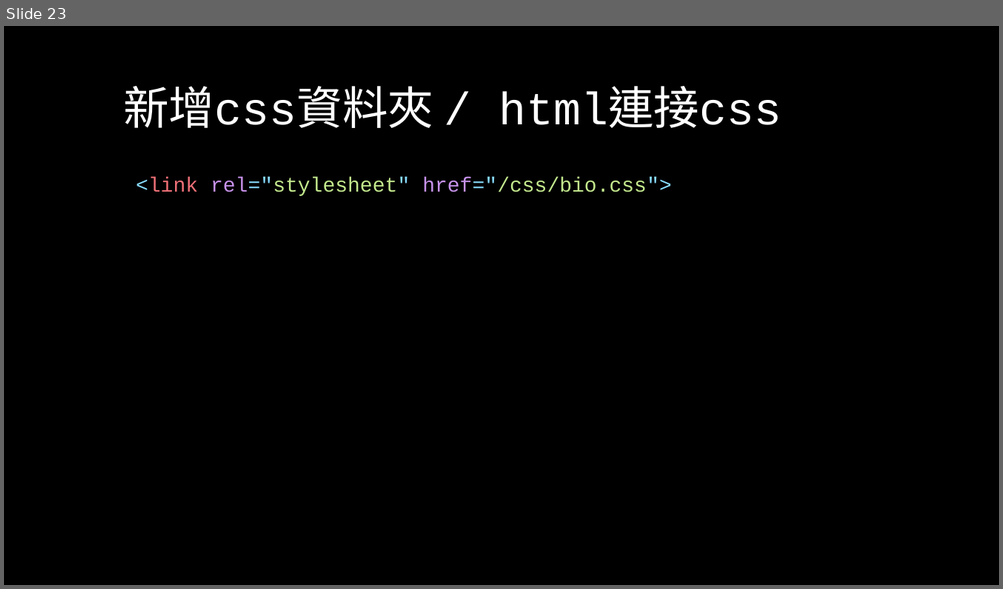
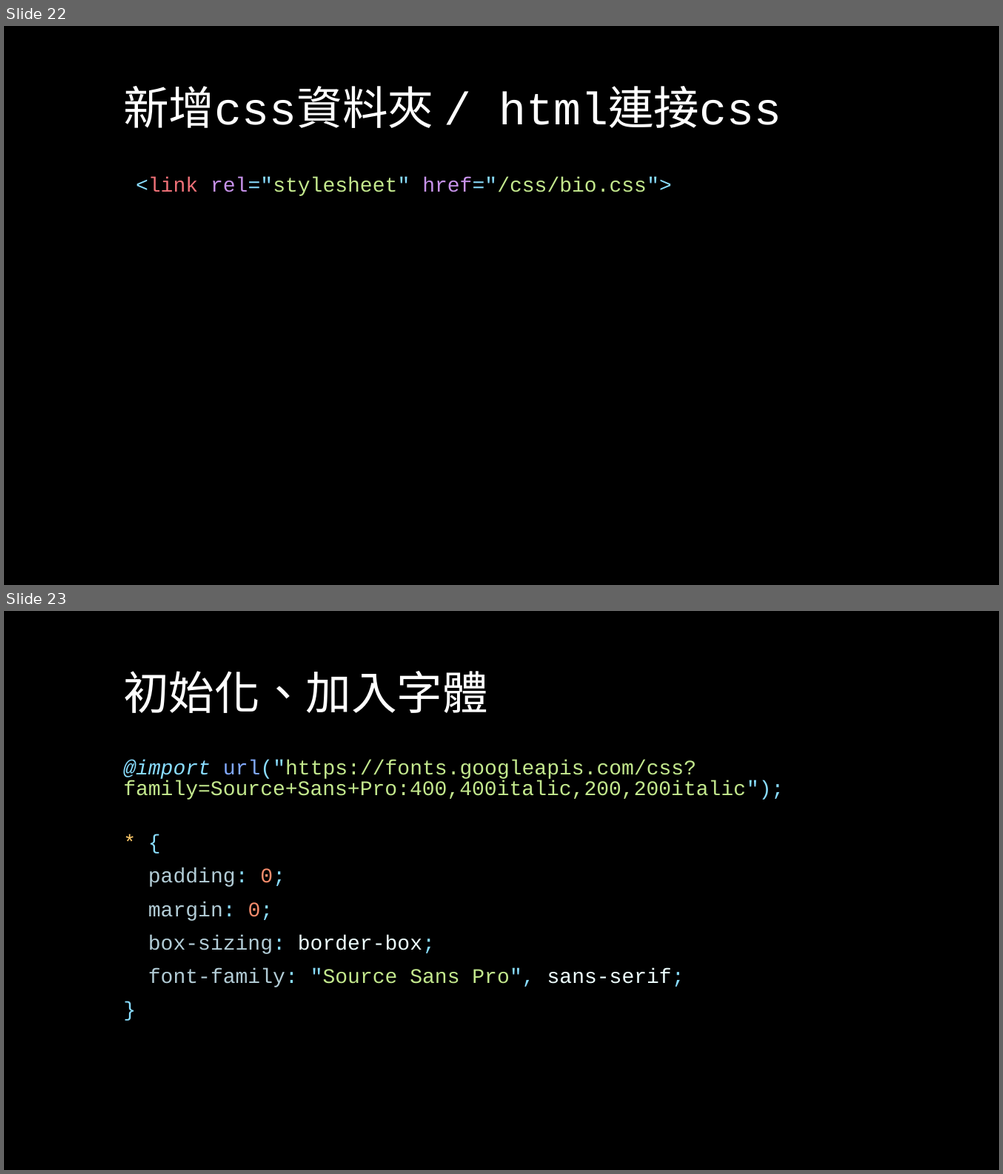
Before and after one commit to Alicexdcw/FrontEndTutorial, a slide deck: sidle-project-porfit.pptx. Shown one above the other, each under a label of ours: slide 23 before the commit, slides 22 and 23 after it. The pictures are 1003x589 and 1003x1174 pixels, drawn with LibreOffice and Linux fonts; fonts in the diff are those of the drawing. Boxes give left, top, right and bottom in pixels: in the first picture for what was removed or moved away, otherwise in the second. Text is boxed around its words. In the diff, an @@ line names an element or a change of style, - is before the commit and + after.

```diff
--- a/sidle-project-porfit.pptx
+++ b/sidle-project-porfit.pptx
@@ slide 23 added at bbox=[4, 611, 999, 1170], background #EFEDE3; not listed: 2 template elements that a slide beside it also shows @@
@@ title added at bbox=[123, 671, 488, 713], 44 pt, text #FFFFFF @@
+初始化、加入字體
@@ text added at bbox=[123, 760, 783, 988], 20 pt, text #C3E88D @@
+@import url("https://fonts.googleapis.com/css?family=Source+Sans+Pro:400,400italic,200,200italic");
+* {
+padding: 0;
+margin: 0;
+box-sizing: border-box;
+font-family: "Source Sans Pro", sans-serif;
+}
@@ what was slide 23 is now slide 22 @@
```
Also in this commit, not shown: 1 slide changed, 3 other slides added, 2 slides removed, 1 other file.
